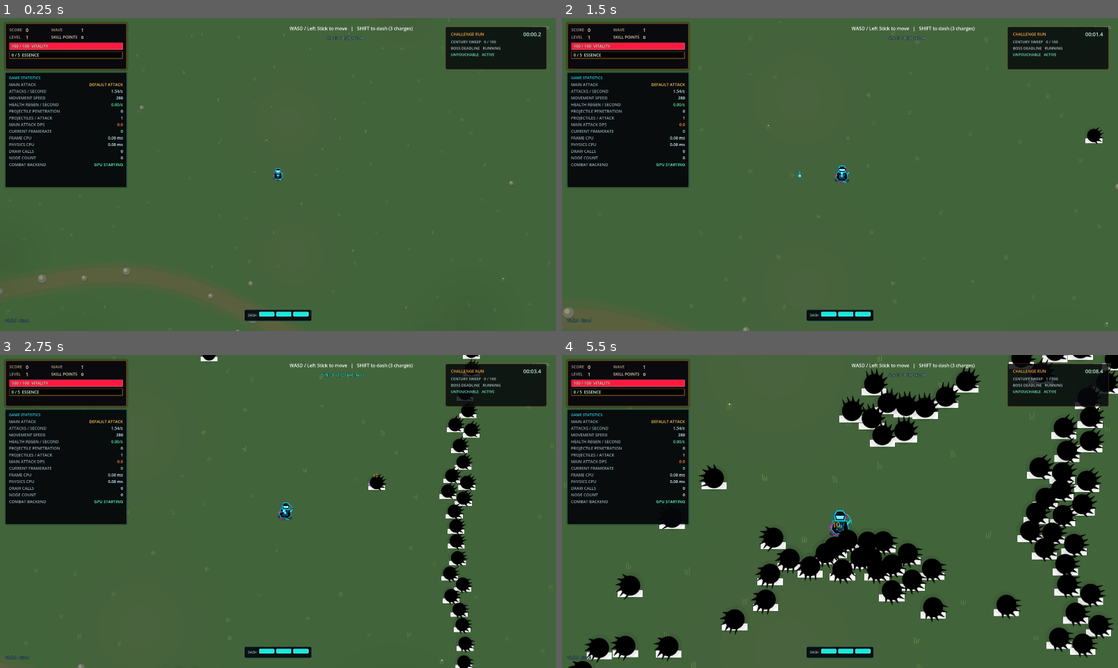
Above: before the commit, frames 1-4 (two rows, left to right).
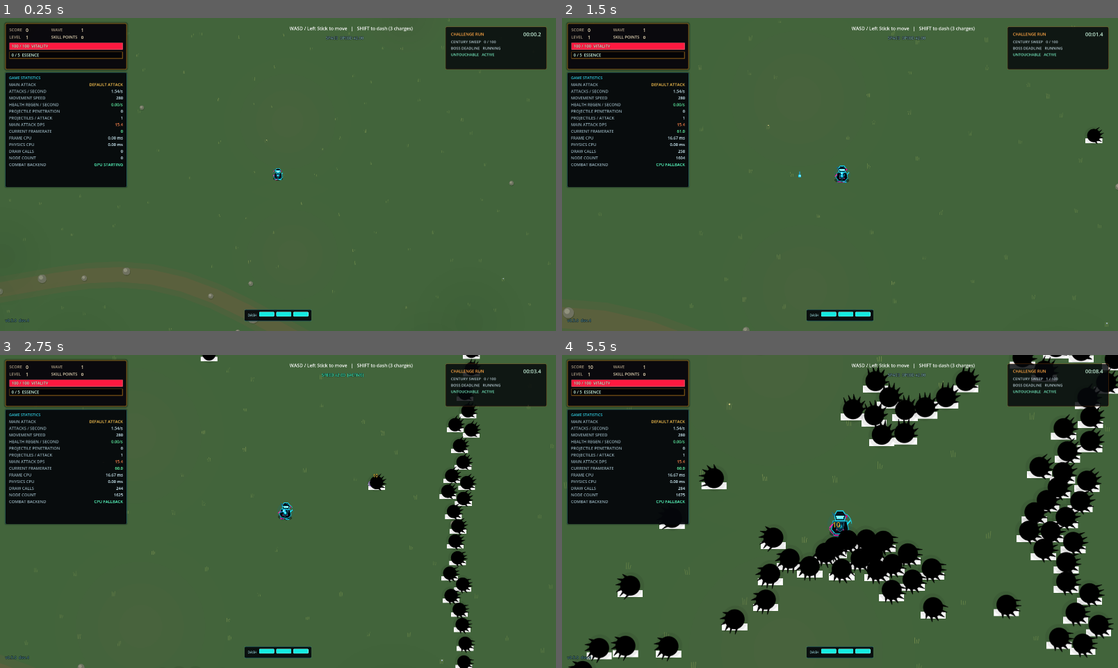
Above: after the commit, the same moments.

Repository: Quest79/GodotVSCodex
Game: Godot game, scene res://scenes/main/game.tscn
Same seed, same stepped clock (60 frames per second), same inputs: the game is played once before the commit and once after it.
Inputs (mouse positions are in pixels of both pictures, inside the frame that each line leads up to):
- Up to frame 1 (0.25 s): no input
- Up to frame 2 (1.5 s): tap Enter at 0.5 s; move the mouse to (962, 158) at 0.52 s; hold D (move_right) 0.53-1.25 s; hold Z (cycle_camera_zoom) 0.53-1.25 s; click (962, 158) at 0.67 s; drag from (728, 190) to (851, 174) at 1.27 s
- Up to frame 3 (2.75 s): move the mouse to (333, 442) at 2.02 s; hold D (move_right) from 2.03 s (still down); hold Space (toggle_game_speed) from 2.03 s (still down)
- Up to frame 4 (5.5 s): release D (move_right) at 2.75 s; release Space (toggle_game_speed) at 2.75 s; drag from (812, 574) to (673, 464) at 2.77 s; move the mouse to (1006, 558) at 3.52 s; hold A (move_left) 3.53-4.25 s; hold Z (cycle_camera_zoom) 3.53-4.25 s; drag from (673, 464) to (823, 511) at 4.27 s; move the mouse to (867, 511) at 5.02 s; hold S (move_down) from 5.03 s (still down); hold Space (toggle_game_speed) from 5.03 s (still down); click (867, 511) at 5.17 s

The runs differ from the first frame. In frame 1, less than 0.1% of the frame differs, in the area x 20-99%, y 2-35%; in frame 2, less than 0.1%; in frame 3, 0.3%; in frame 4, 3.3%, in the area x 4-100%, y 0-96%.
Error before the commit: Parse Error: Identifier "gpu_backend_label" not declared in the current scope. (res://scenes/ui/hud.gd:54)

Commit message:
gpu-dev: fix backend HUD binding

Diff:
--- a/scenes/ui/hud.gd
+++ b/scenes/ui/hud.gd
@@ -20,6 +20,7 @@
 @onready var physics_cpu_label: Label = %PhysicsCPULabel
 @onready var draw_calls_label: Label = %DrawCallsLabel
 @onready var node_count_label: Label = %NodeCountLabel
+@onready var gpu_backend_label: Label = %GPUBackendLabel
 @onready var death_panel: Control = %DeathPanel
 @onready var pause_indicator: Label = %PauseIndicator
 @onready var dash_indicators: Array[ProgressBar] = [%DashIndicator1, %DashIndicator2, %DashIndicator3]
